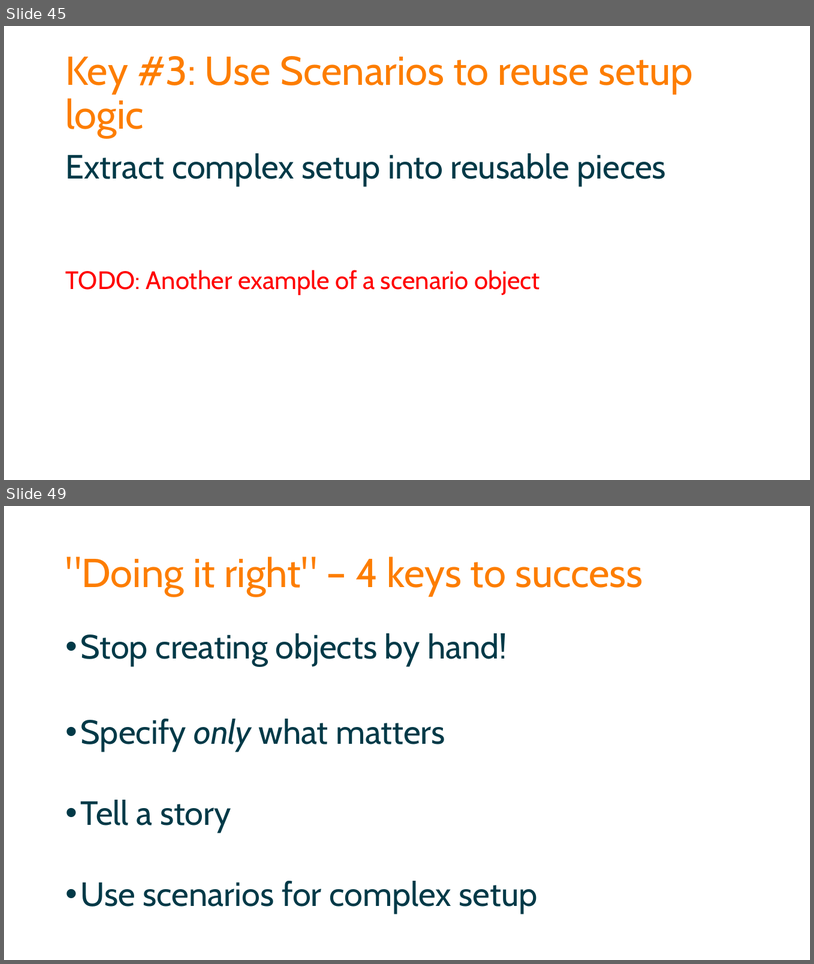
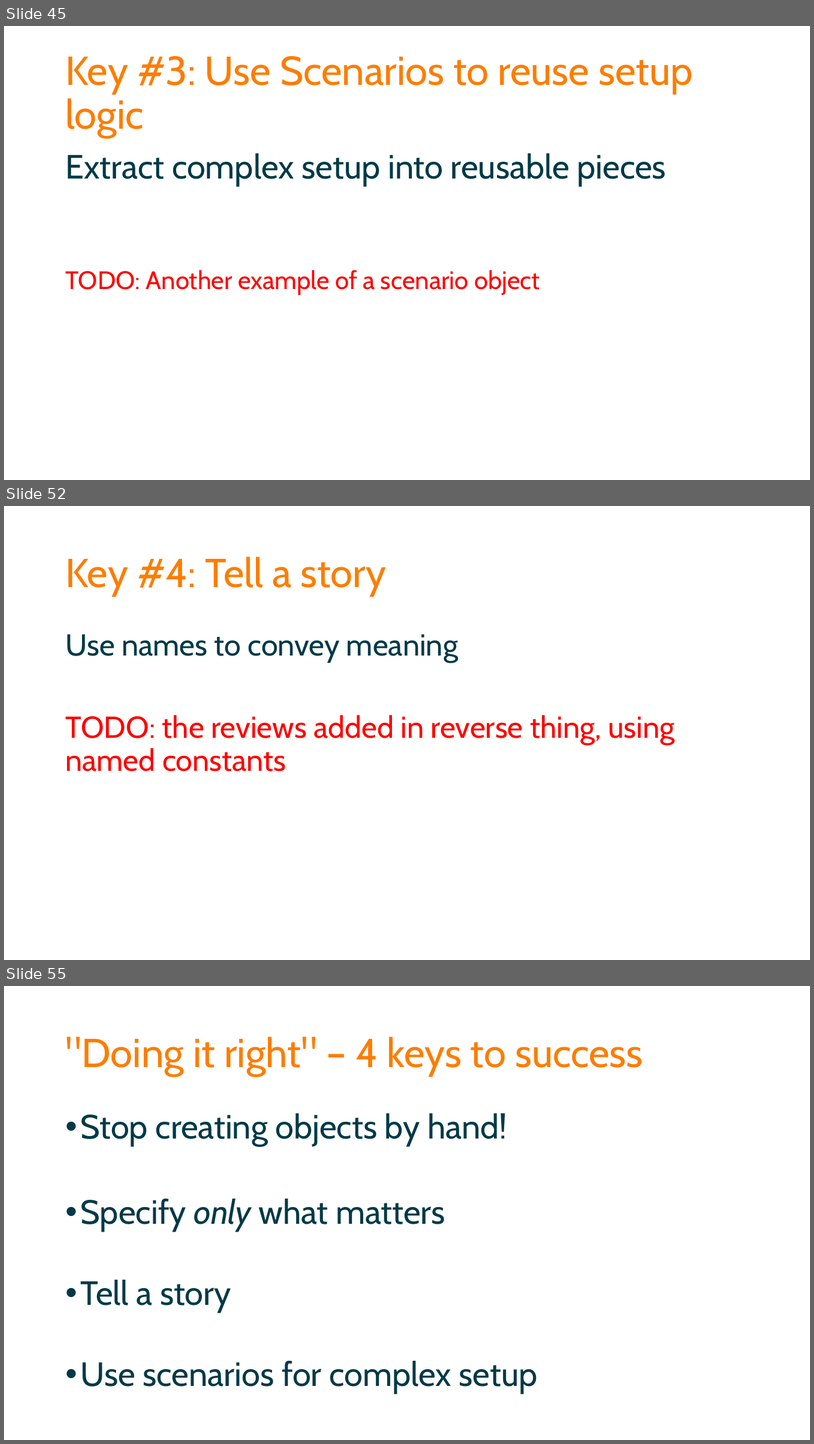
Before and after one commit to spetryjohnson/Talk-Patterns_of_Effective_Test_Setup, a slide deck: POETS - CodeMash 2017.pptx. Shown one above the other, each under a label of ours: slides 45 and 49 before the commit, slides 45, 52 and 55 after it; the slides between them are not shown. The pictures are 814x964 and 814x1444 pixels, drawn with LibreOffice and Linux fonts; fonts in the diff are those of the drawing. Boxes give left, top, right and bottom in pixels: in the first picture for what was removed or moved away, otherwise in the second. Text is boxed around its words. In the diff, an @@ line names an element or a change of style, - is before the commit and + after.

```diff
--- a/POETS - CodeMash 2017.pptx
+++ b/POETS - CodeMash 2017.pptx
@@ slide 52 added at bbox=[4, 506, 810, 960], background #FFFFFF @@
@@ title added at bbox=[65, 556, 387, 596], 48 pt, text #FD7D00 @@
+Key #4: Tell a story
@@ text added at bbox=[65, 634, 675, 771], 36 pt, text #FF0000 @@
+Use names to convey meaning
+TODO: the reviews added in reverse thing, using named constants
@@ what was slide 49 is now slide 55 @@
```
Also in this commit, not shown: 3 slides changed, 5 other slides added, 22 slides removed, 1 other file.
